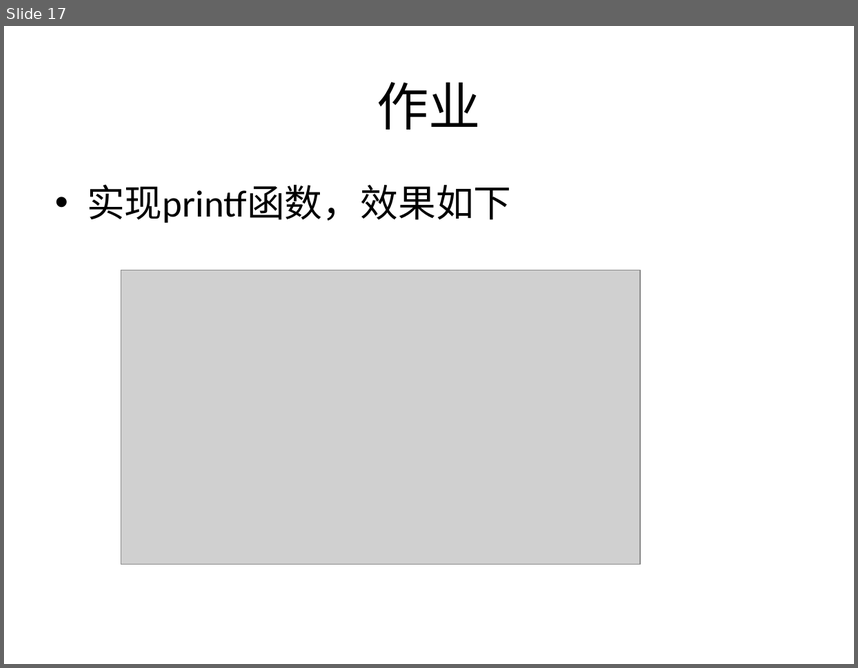
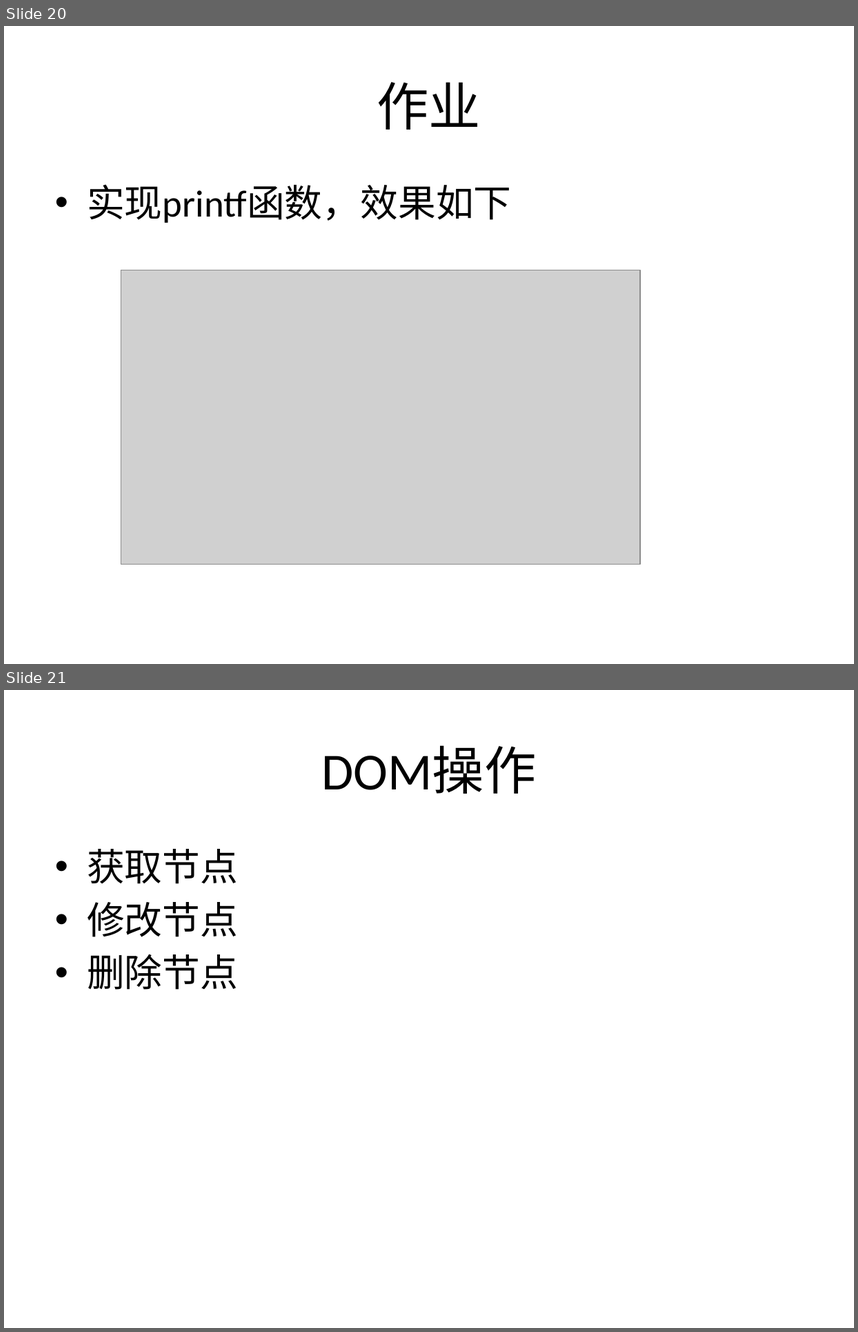
Before and after one commit to plter/HTML5Course20160612, a slide deck: JavaScript教学记录.pptx. Shown one above the other, each under a label of ours: slide 17 before the commit, slides 20 and 21 after it. The pictures are 858x668 and 858x1332 pixels, drawn with LibreOffice and Linux fonts; fonts in the diff are those of the drawing; grey boxes stand for pictures. Boxes give left, top, right and bottom in pixels: in the first picture for what was removed or moved away, otherwise in the second. Text is boxed around its words. In the diff, an @@ line names an element or a change of style, - is before the commit and + after.

```diff
--- a/JavaScript教学记录.pptx
+++ b/JavaScript教学记录.pptx
@@ slide 21 added at (x1=4, y1=690, x2=854, y2=1328), background #FFFFFF @@
@@ title added at (x1=321, y1=746, x2=536, y2=793), 44 pt, text #000000 @@
+DOM操作
@@ text added at (x1=87, y1=849, x2=238, y2=989), 32 pt, text #000000 @@
+• 获取节点
+• 修改节点
+• 删除节点
@@ what was slide 17 is now slide 20 @@
```
Also in this commit, not shown: 2 slides changed, 4 other slides added, 13 other files.
